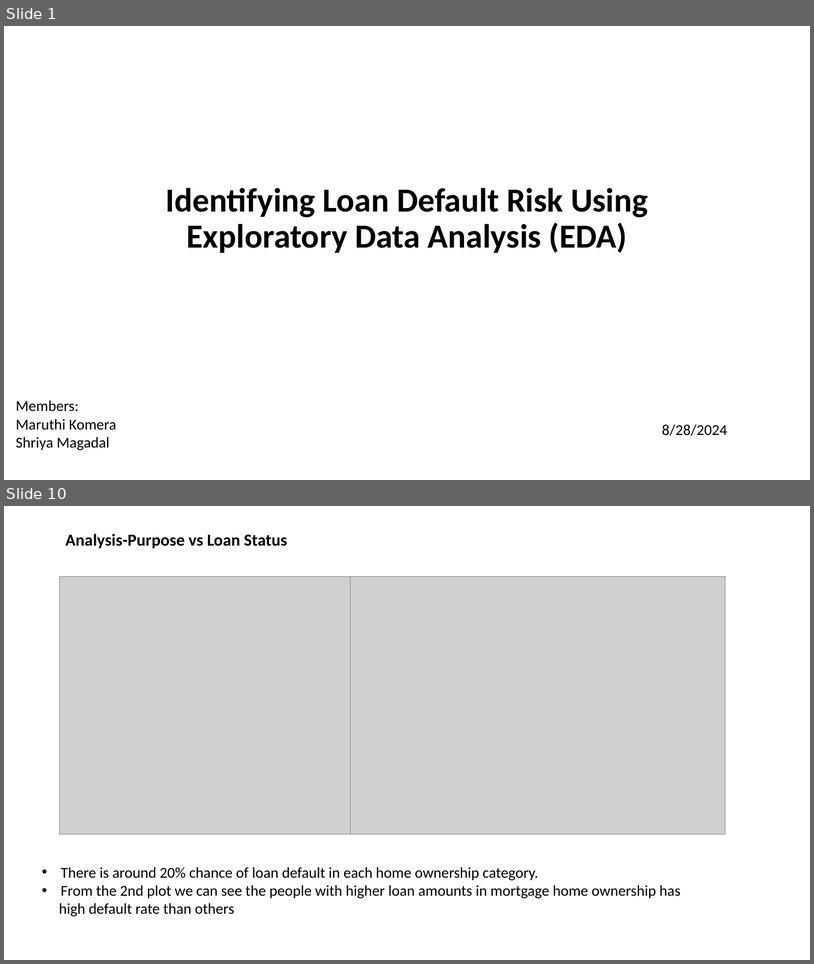
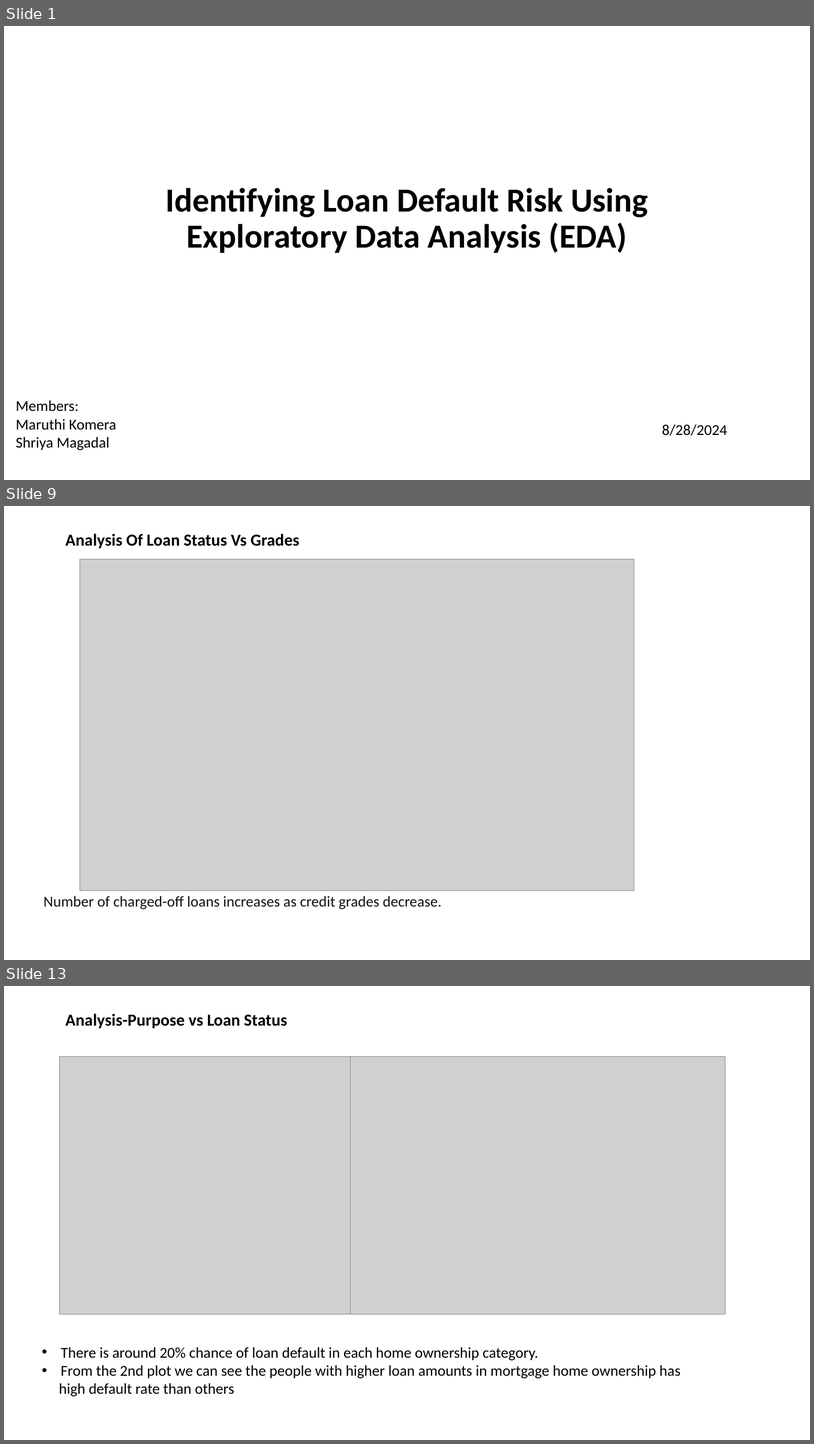
Before and after one commit to mkomera/Lending_ClubCase_Study, a slide deck: Lending_Club_Case_study.pptx. Shown one above the other, each under a label of ours: slides 1 and 10 before the commit, slides 1, 9 and 13 after it; the slides between them are not shown. The pictures are 814x964 and 814x1444 pixels, drawn with LibreOffice and Linux fonts; fonts in the diff are those of the drawing; grey boxes stand for pictures. Boxes give left, top, right and bottom in pixels: in the first picture for what was removed or moved away, otherwise in the second. Text is boxed around its words. In the diff, an @@ line names an element or a change of style, - is before the commit and + after.

```diff
--- a/Lending_Club_Case_study.pptx
+++ b/Lending_Club_Case_study.pptx
@@ slide 9 added at (4, 506, 810, 960), background #FFFFFF @@
@@ title added at (65, 534, 299, 549), 20 pt, text #000000, bold @@
+Analysis Of Loan Status Vs Grades
@@ picture added at (80, 559, 635, 891) @@
@@ text added at (44, 895, 442, 909), 18 pt, text #111111 @@
+Number of charged-off loans increases as credit grades decrease.
@@ what was slide 10 is now slide 13 @@
```
Also in this commit, not shown: 6 slides changed, 4 other slides added, 2 slides removed.
